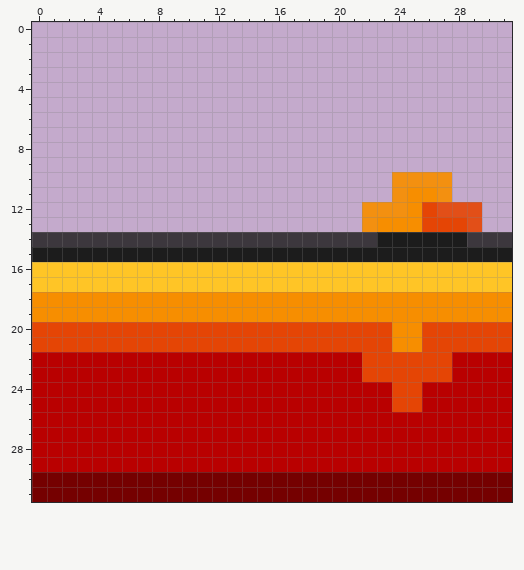
Pixel-art sprite -- Unit 3 Fisica Platformer/data/mario_terrain/lava3.png. The picture above was drawn from the file before the commit.
The file is 32x32 pixels.
After:
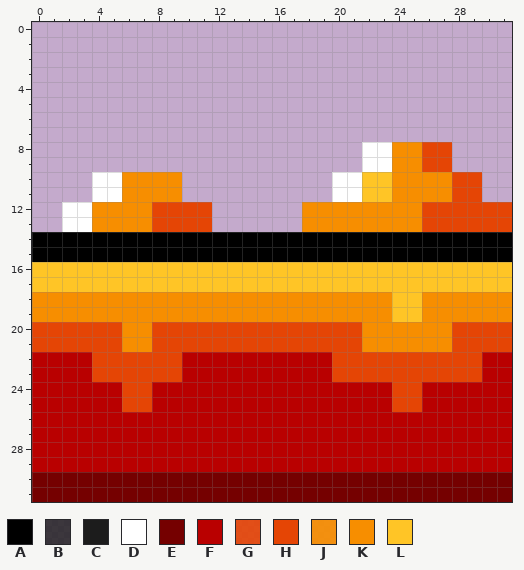
Palette (. is transparent): A #000000  B #1c1c1ccf  C #1c1c1c  D #ffffff  E #750000  F #b90000  G #e54505e7  H #e54505  J #f78e00eb  K #f78e00  L #ffc526
Edits made:
Colour A replaces colour B in row 14 at x 0 to 22 and 29 to 31.
Colour A replaces colour C in row 14 at x 23 to 28; in row 15 at x 0 to 31.
Colour D is added in rows 8 to 9 at x 22 to 23; in rows 10 to 11 at x 4 to 5 and 20 to 21; in rows 12 to 13 at x 2 to 3.
Colour H is added in rows 8 to 9 at x 26 to 27; in rows 10 to 11 at x 28 to 29; in rows 12 to 13 at x 8 to 11 and 30 to 31.
Colour H replaces colour F in rows 22 to 23 at x 4 to 9, 20 to 21 and 28 to 29; in rows 24 to 25 at x 6 to 7.
Colour H replaces colour G in row 12 at x 27 to 29; in row 13 at x 29.
Colour K is added in rows 8 to 9 at x 24 to 25; in rows 10 to 11 at x 6 to 9; in rows 12 to 13 at x 4 to 7 and 18 to 21.
Colour K replaces colour H in rows 20 to 21 at x 6 to 7, 22 to 23 and 26 to 27.
Colour K replaces colour J in row 10 at x 24 to 27; in row 11 at x 24 and 27; in row 12 at x 22 to 24; in row 13 at x 22.
Colour L is added in rows 10 to 11 at x 22 to 23.
Colour L replaces colour K in rows 18 to 19 at x 24 to 25.
Boxes around the changes in both pictures, in picture pixels (x1, y1, x2, y2):
changed: (32, 142, 512, 412)
